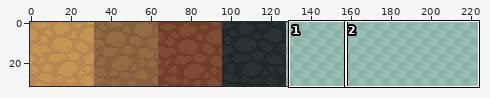
File history of a sprite sheet, assets/tiles/earth_tiles.png. Above, an overview of the earlier version with the close-up marked.
Close-up. Before the edit:
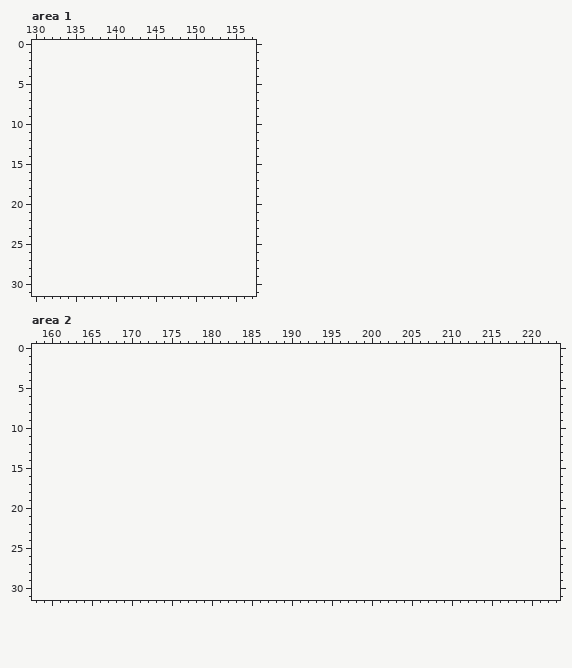
The file is 128x32 pixels. Shown: area 1: x 130..157, y 0..31; area 2: x 158..223, y 0..31. The old version is drawn lined up with the new one, on the new canvas.
The result:
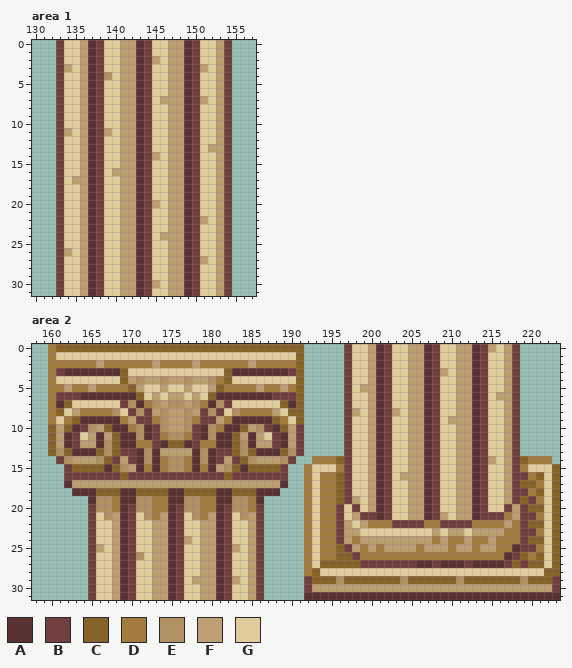
Palette (. is transparent): A #593131  B #723f3f  C #87622b  D #a47b3f  E #b19164  F #be9f73  G #e1ca9c
The edit:
canvas 128x32 -> 224x32
Changed rows in their new state; - is an unchanged pixel.
Area 1:
first column x 133:
 0 BGGFABGGFFABGGFFABGGFB
 1 BGGFABGGFFABGGFFABGGFB
 2 BGGFABGGFFABFGFFABGGFB
 3 BFGFABGGFFABGGFFABFGFB
 4 BGGFABEGFFABGGFFABGGFB
 5 BGGFABGGFFABGGFFABGGFB
 6 BGGFABGGFFABGGFFABGGFB
 7 BGGFABGGFFABGFFFABFGFB
 8 BGGFABGGFFABGGFFABGGFB
 9 BGGFABGGFFABGGFFABGGFB
10 BGGFABGGFFABGGFFABGGFB
11 BFGFABFGFFABGGFFABGGFB
12 BGGFABGGFFABGGFFABGGFB
13 BGGFABGGFFABGGFFABGFFB
14 BGGFABGGFFABFGFFABGGFB
15 BGGFABGGFFABGGFFABGGFB
16 BGGFABGFFFABGGFFABGGFB
17 BGFFABGGFFABGGFFABGGFB
18 BGGFABGGFFABGGFFABGGFB
19 BGGFABGGFFABGGFFABGGFB
20 BGGFABGGFFABFGFFABGGFB
21 BGGFABGGFFABGGFFABGGFB
22 BGGFABGGFFABGGFFABFGFB
23 BGGFABGGFFABGGFFABGGFB
24 BGGFABGGFFABGFFFABGGFB
25 BGGFABGGFFABGGFFABGGFB
26 BFGFABGGFFABGGFFABGGFB
27 BGGFABGGFFABGGFFABFGFB
28 BGGFABGGFFABGGFFABGGFB
29 BGGFABGGFFABGGFFABGGFB
30 BGGFABGGFFABFGFFABGGFB
31 BGGFABGGFFABGGFFABGGFB
Area 2:
first column x 160:
 0 DCCCCCCCCCCCCCCCCCCCCCCCCCCCCCCC-----BGGFABGGFFABGGFFABFGFB-----
 1 DGGGGGGGGGGGGGGGGGGGGGGGGGGGGGGC-----BGGFABGGFFABGGFFABGGFB-----
 2 DDDDDDFDDDDDDFDDDDFDDDDDDFDDDDDC-----BGGFABGGFFABGGFFABGGFB-----
 3 DBAAAAAAACGGGGGGGGGGGGCAAAAAAABC-----BGGFABGGFFABFGFFABGGFB-----
 4 DGGGGGGGGCFEFFEFFEFFEDCGGGGGGGGC-----BGGFABGGFFABGGFFABGGFB-----
 5 DDFDDFDDDDCFGGFGGFGGFCDDDDFDDFDC-----BGFFABGGFFABGGFFABGGFB-----
 6 DBBBAAAAAAACGFGFFGFGCAAAAAAABBBC-----BGGFABGGFFABGGFFABGFFB-----
 7 DACGGGGGGBEADEFEEFEDAEBGGGGGGCAC-----BGGFABGGFFABGGFFABGGFB-----
 8 DCGFDDDDEGBEBFEFFEFBEBGEDDDDFGCC-----BFGFABFGFFABGGFFABGGFB-----
 9 DGDCAAAAADFBBDEFFEDBBFDAAAAACDGC-----BGGFABGGFFABGFFFABGGFB-----
10 CFCABEFCAADEABEFFEBAEDAACFEBACFB-----BGGFABGGFFABGGFFABGGFB-----
11 CFABGFAFCAAEABDEEDBAEAACFAFGBAFB-----BGGFABGGFFABGGFFABGGFB-----
12 CFABFFAECAADDBACCABDDAACEAFFBAFB-----BGGFABGGFFABGGFFABGGFB-----
13 CECAAACECBBAEAFFFFAEABBCECAAACEB-----BGGFABGGFFABGGFFABGGFB-----
14 -BEFFFECBFBAEADEEDAEABFBCEFFFEB--DDDCBGGFABGGFFABGGFFABFGFBCDDD-
15 --BCCCCACEFADADEEDADAFECACCCCB--DGGGDBGGFABGGFFABGGFFABGGFBDGGGC
16 --BBBBBBBCBBBBBBBBBBBBCBBBBBBB--DGDDCBGGFABGFFFABGGFFABGGFBBDCGC
17 --AFFFFFFFFFFFFFFFFFFFFFFFFFFA--DGDDCBGGFABGGFFABGGFFABGGFBCCDGC
18 ---AAACCCAACCCCAACCCCAACCCAAA---DGDDCBGGFABGGFFABGGFFABGGFBBDCGC
19 -----AEEDAAEEDDAAEEDDAAEEDA-----DGDDCBFGFABGGFFABGGFFABGGFBCBDGC
20 -----BEEDABEEDDABEEDDABEEDB-----DGDDBGBGFABGGFFABGGFFABGGBFBCCGC
21 -----BGEFABGEDFABGEDFABGEFB-----DGDDBGFBBABGGFFABFGFFABBBDFBBDGC
22 -----BGGFABGGFFABGGFFABGGFB-----DGDDBFGFDDDBBBBDDBBBBDDDDFDBCCGC
23 -----BGGFABGGFFABGGFFABGGFB-----DGDDBFFGGGGGGGGGFGFFGFFFFDDBBDGC
24 -----BGGFABGGFFABFGFFABGGFB-----DGDDBFDFFFFFFFFFDFDDFDDFDDDBCCGC
25 -----BFGFABGGFFABGGFFABFGFB-----DGDDCBFDFDFFFFDFFFDFFDFFDDABBDGC
26 -----BGGFABEGFFABGGFFABGGFB-----DGDDCCBDDDDDDDDDDDDDDDDDDABCDCGC
27 -----BGGFABGGFFABGGFFABGGFB-----DGCCCCCBBBBBBBAABAAABAAAABCBCCGC
28 -----BGGFABGGFFABGGFFABGGFB-----DCGGGGGGGGGGGGGGGGGGGGGGGGGGGGCC
29 -----BGGFABGGFFABGFFFABFGFB-----BCCCECCCCCCCECCCCCCECCCCCCCECCCB
30 -----BGGFABGGFFABGGFFABGGFB-----BFFFFFFFFFFFFFFFFFFFFFFFFFFFFFFB
31 -----BGGFABGGFFABGGFFABGGFB-----AAAAAAAAAAAAAAAAAAAAAAAAAAAAAAAA
Changed places in both close-ups, as pixel boxes (x1, y1, x2, y2):
added: (56, 40, 232, 296)
added: (48, 344, 560, 600)
